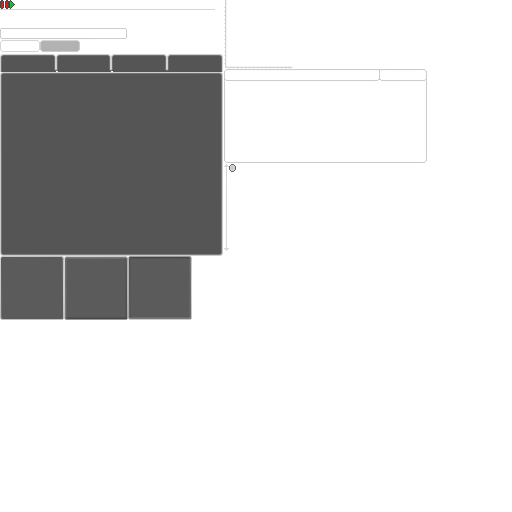
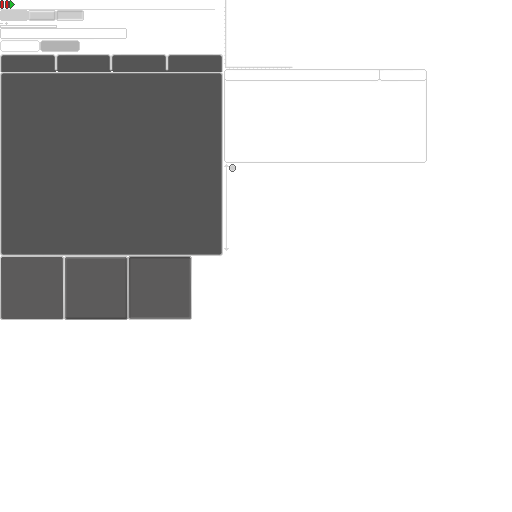
Comparing the layer stacks of the two 512×512 images. Changes:
added layer "Layer 11 copy 2" above "Layer 11 copy" over [56, 10, 84, 21]
added layer "Layer 11 copy" above "Layer 11" over [28, 10, 56, 21]
added layer "Layer 11" above "Layer 10" over [0, 10, 28, 21]
added layer "Layer 10" above "Layer 9" over [0, 22, 57, 28]
